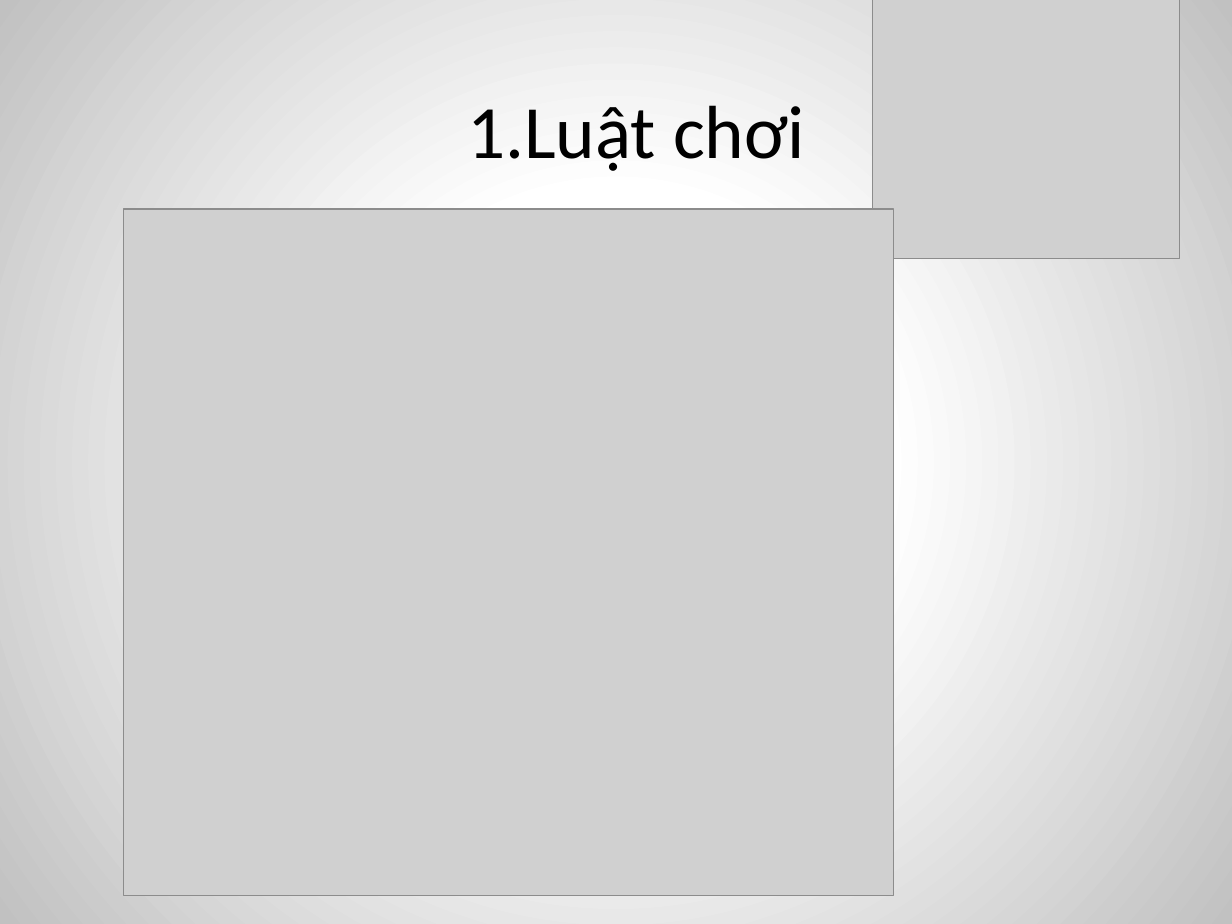
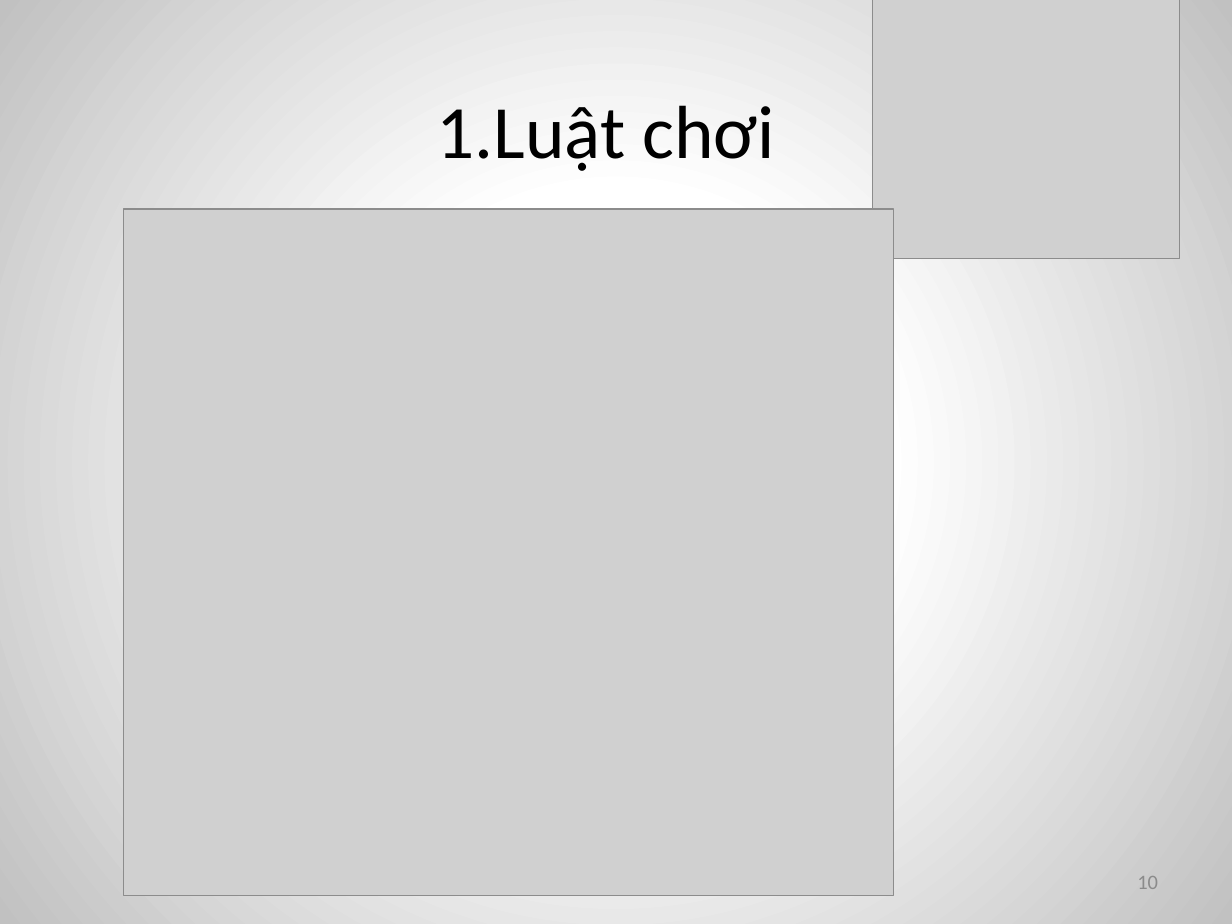
Before and after one commit to MrXiX/CARO-2-NGUOI, a slide deck: slide 10 of doancarohki1819.pptx (slide 9 before the commit). Drawn at 1232x924 pixels with LibreOffice and Linux fonts; fonts in the diff are those of the drawing; grey boxes stand for pictures. Boxes give left, top, right and bottom in pixels: in the first picture for what was removed or moved away, otherwise in the second. Text is boxed around its words. In the diff, an @@ line names an element or a change of style, - is before the commit and + after.

```diff
--- a/doancarohki1819.pptx
+++ b/doancarohki1819.pptx
@@ title "1.Luật chơi": place and size @@
-title "1.Luật chơi" at [467,105,805,171]
+title "1.Luật chơi" at [436,105,774,171]
@@ page number added at [1137,876,1158,889], 12 pt, text #8C8C8C @@
+10
```
Also in this commit, not shown: 22 other slides changed, 5 slides added, 3 slides removed, 8 other files.
